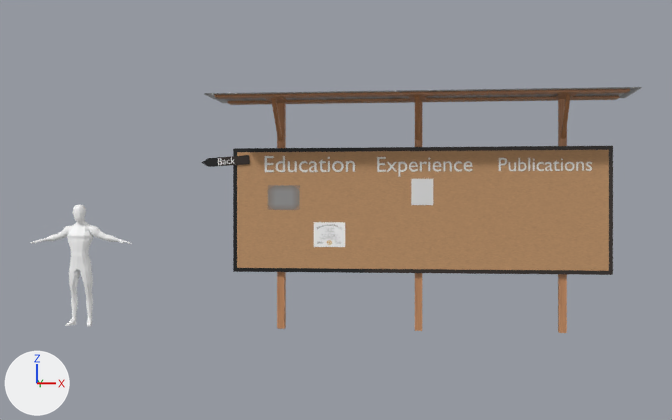
A saved change to the Blender file public/blender/Resumev2.blend.
Rendered twice from a camera (50 mm lens) standing at (0.87, -30.29, 3.98) and looking at (-2.61, -0.81, 3.89). Every picture has the same lights, and +X, +Y and +Z are marked at lower left. Text is drawn in Blender's own font.

Objects in the first picture: 'BackArrow', 'Cube.001', 'Cube.002', 'Cube.009', 'Cube.010', 'Cube.017', 'Plane__0', 'Post1', 'Post3', 'RiddleDiploma', 'StetsonDiploma', 'Text', 'Text.001'.
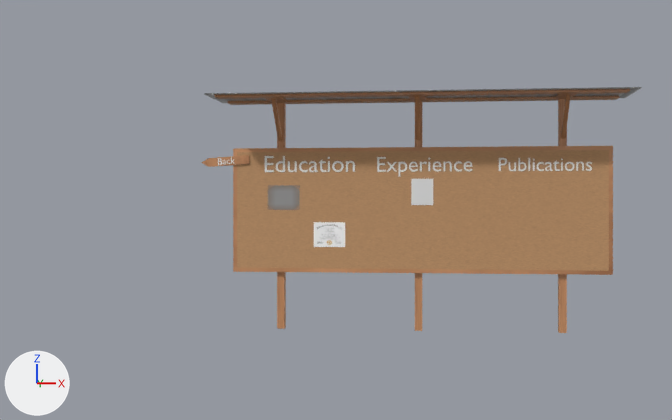
The newer file is also rescaled (x2.001), turned or shifted as a whole; pictures and numbers use the older file's frame.

Boxes [x1, y1, x2, y2] around the edits, measured in the pictures (672 x 420 px):
'Cube.002', surface changed (black to brown): [233, 146, 613, 275] in both
'Plane__0', deleted: before [31, 205, 132, 326]
'BackArrow', surface changed (black to brown): [201, 155, 250, 167] in both

What changed in the scene script:
```text
Change mat_woodframematerial:
    mat_woodframematerial.texture: img_woodtexture -> img_bakedwoodposttexture
Remove ob_plane__0:
    ob_plane__0 = bpy.data.objects.new('Plane__0', me_plane__0)
    ob_plane__0.parent = ob_plane
    ob_plane__0.location = (0.0, 0.0, 18.38)
    ob_plane__0.scale = (0.0203, 0.0203, 0.0203)
```
